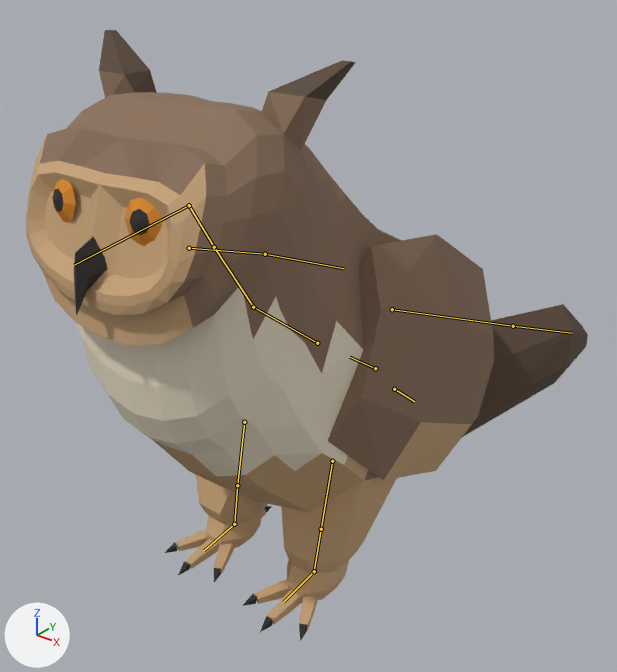
Renders of the glTF model creatures/experiments/boxmodel/abc/t7x/zoo/owl/stage4/owl.glb from each side of a commit.
The view is the same before and after, from a 50 mm camera at (0.492, -0.637, 0.637) aimed at (-0.009, -0.011, 0.249). Arrows for +X, +Y and +Z are at lower left; the lights stay in place. The picture after the commit comes second. Both versions are drawn at frame 12 of the action 'attack'; the numbers are the values there. The bones that change, and the others that lie on the model, are drawn over the model as lines.

In view in the first picture: 'body', 'piece_beak', 'piece_eye', 'piece_talons', 'piece_toes', 'piece_wing'.
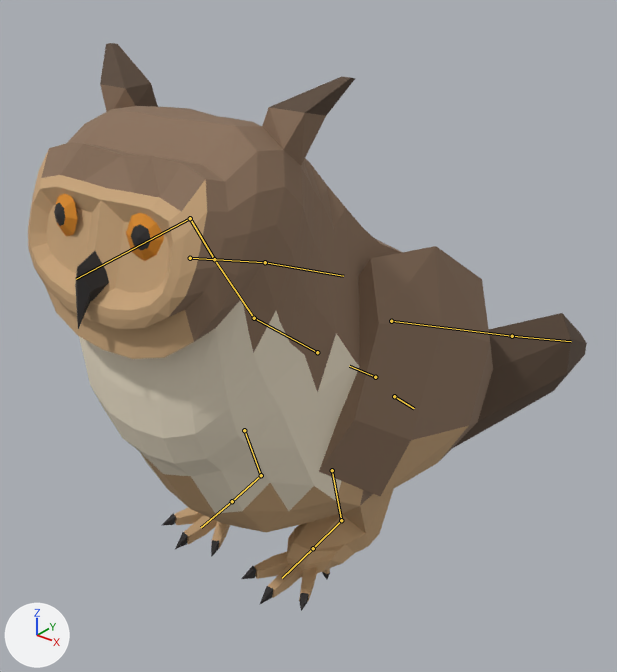
What differs and where, as boxes (x1, y1, x2, y2) in the pictures (617 x 672 px):
'body', posed (7% shorter)
    before: (26, 30, 402, 602)
    after: (28, 43, 402, 577)
'piece_wing', posed
    before: (328, 234, 588, 480)
    after: (319, 246, 587, 497)
'piece_toes', posed
    before: (177, 509, 318, 629)
    after: (174, 507, 330, 601)
'piece_eye', posed
    before: (52, 179, 163, 246)
    after: (54, 193, 164, 261)
'piece_beak', posed
    before: (74, 237, 107, 316)
    after: (75, 251, 109, 329)
'piece_talons', posed
    before: (165, 506, 307, 641)
    after: (161, 514, 330, 611)
bone 'hips', root to tip
    before: (375, 368) to (349, 357)
    after: (375, 377) to (349, 366)
bone 'thigh.L', root to tip
    before: (332, 461) to (321, 529)
    after: (332, 470) to (341, 520)
bone 'shin.L', root to tip
    before: (321, 529) to (314, 571)
    after: (341, 520) to (313, 548)
bone 'foot.L', root to tip
    before: (314, 571) to (283, 602)
    after: (313, 548) to (282, 578)
bone 'thigh.R', root to tip
    before: (244, 422) to (237, 485)
    after: (244, 430) to (261, 475)
bone 'shin.R', root to tip
    before: (237, 485) to (234, 524)
    after: (261, 475) to (232, 501)
bone 'foot.R', root to tip
    before: (234, 524) to (204, 550)
    after: (232, 501) to (201, 527)

Diff of the bpy script that builds the scene:
```diff
--- a/creatures/experiments/boxmodel/abc/t7x/zoo/owl/stage4/owl.glb.py
+++ b/creatures/experiments/boxmodel/abc/t7x/zoo/owl/stage4/owl.glb.py
@@ bone_hips @@
 bone_hips = bpy.data.objects['rig'].pose.bones['hips']
-bone_hips.location = (0.0, 0.011, 0.002)
+bone_hips.location = (0.0, 0.004, -0.008)
@@ bone_thigh_l @@
 bone_thigh_l = bpy.data.objects['rig'].pose.bones['thigh.L']  # child of 'hips'
-bone_thigh_l.rotation_quaternion = (1.0, 0.016, 0.0, 0.0)  # degrees (2, 0, 0)
+bone_thigh_l.rotation_quaternion = (0.976, -0.217, 0.0, 0.0)  # degrees (-25, 0, 0)
@@ bone_shin_l @@
 bone_shin_l = bpy.data.objects['rig'].pose.bones['shin.L']  # child of 'thigh.L'
-bone_shin_l.rotation_quaternion = (0.999, 0.034, 0.0, 0.0)  # degrees (4, 0, 0)
+bone_shin_l.rotation_quaternion = (0.637, 0.771, 0.0, 0.0)  # degrees (101, 0, 0)
@@ bone_foot_l @@
 bone_foot_l = bpy.data.objects['rig'].pose.bones['foot.L']  # child of 'shin.L'
-bone_foot_l.rotation_quaternion = (0.999, -0.048, 0.0, 0.0)  # degrees (-5, 0, 0)
+bone_foot_l.rotation_quaternion = (0.791, -0.611, 0.0, 0.0)  # degrees (-75, 0, 0)
@@ bone_thigh_r @@
 bone_thigh_r = bpy.data.objects['rig'].pose.bones['thigh.R']  # child of 'hips'
-bone_thigh_r.rotation_quaternion = (1.0, 0.0, 0.0, 0.0)  # degrees (0, 0, 0)
+bone_thigh_r.rotation_quaternion = (0.966, -0.258, 0.0, 0.0)  # degrees (-30, 0, 0)
@@ bone_shin_r @@
 bone_shin_r = bpy.data.objects['rig'].pose.bones['shin.R']  # child of 'thigh.R'
-bone_shin_r.rotation_quaternion = (1.0, 0.0, 0.0, 0.0)  # degrees (0, 0, 0)
+bone_shin_r.rotation_quaternion = (0.626, 0.78, 0.0, 0.0)  # degrees (103, 0, 0)
@@ bone_foot_r @@
 bone_foot_r = bpy.data.objects['rig'].pose.bones['foot.R']  # child of 'shin.R'
-bone_foot_r.rotation_quaternion = (1.0, 0.0, 0.0, 0.0)  # degrees (0, 0, 0)
+bone_foot_r.rotation_quaternion = (0.806, -0.592, 0.0, 0.0)  # degrees (-73, 0, 0)
```
